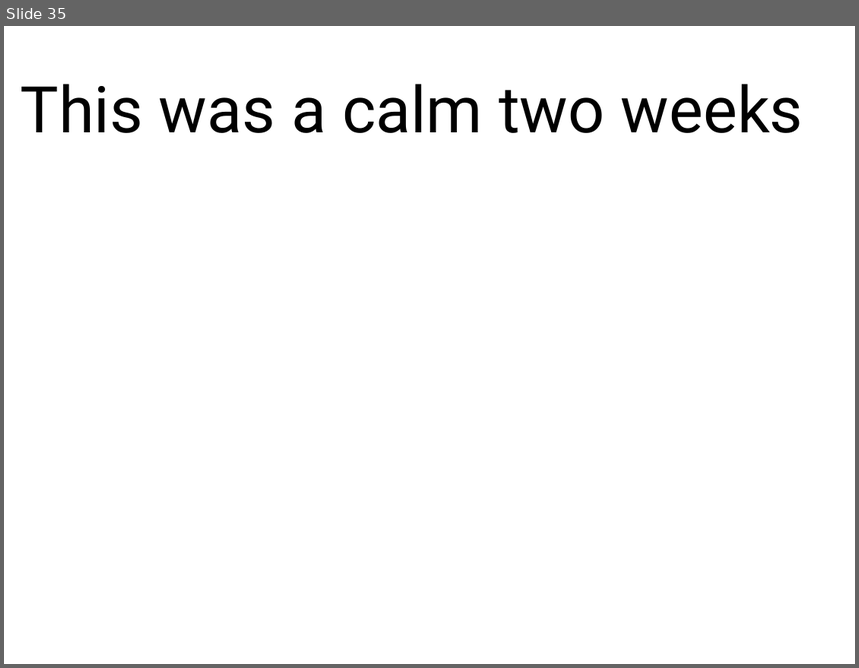
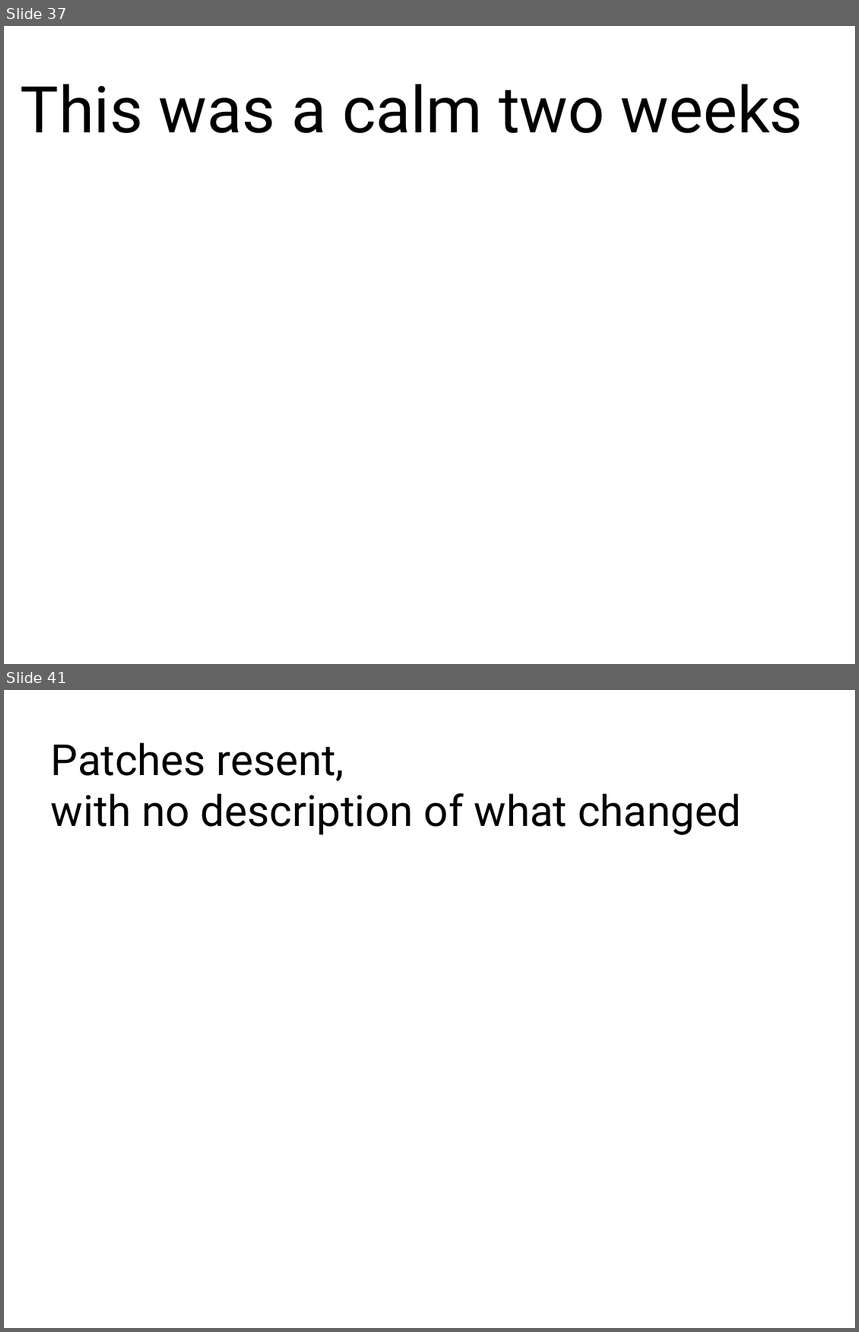
Before and after one commit to gregkh/presentation-linux-maintainer, a slide deck: maintainer.odp. Shown one above the other, each under a label of ours: slide 35 before the commit, slides 37 and 41 after it; the slides between them are not shown. The pictures are 859x668 and 859x1332 pixels, drawn with LibreOffice and Linux fonts; fonts in the diff are those of the drawing. Boxes give left, top, right and bottom in pixels: in the first picture for what was removed or moved away, otherwise in the second. Text is boxed around its words. In the diff, an @@ line names an element or a change of style, - is before the commit and + after.

```diff
--- a/maintainer.odp
+++ b/maintainer.odp
@@ slide 41 added at (4,690,855,1328), background #FFFFFF @@
@@ text added at (51,742,742,835), 40 pt, text #000000 @@
+Patches resent,
+with no description of what changed
@@ what was slide 35 is now slide 37 @@
```
Also in this commit, not shown: 2 slides changed, 16 other slides added, 1 other file.
